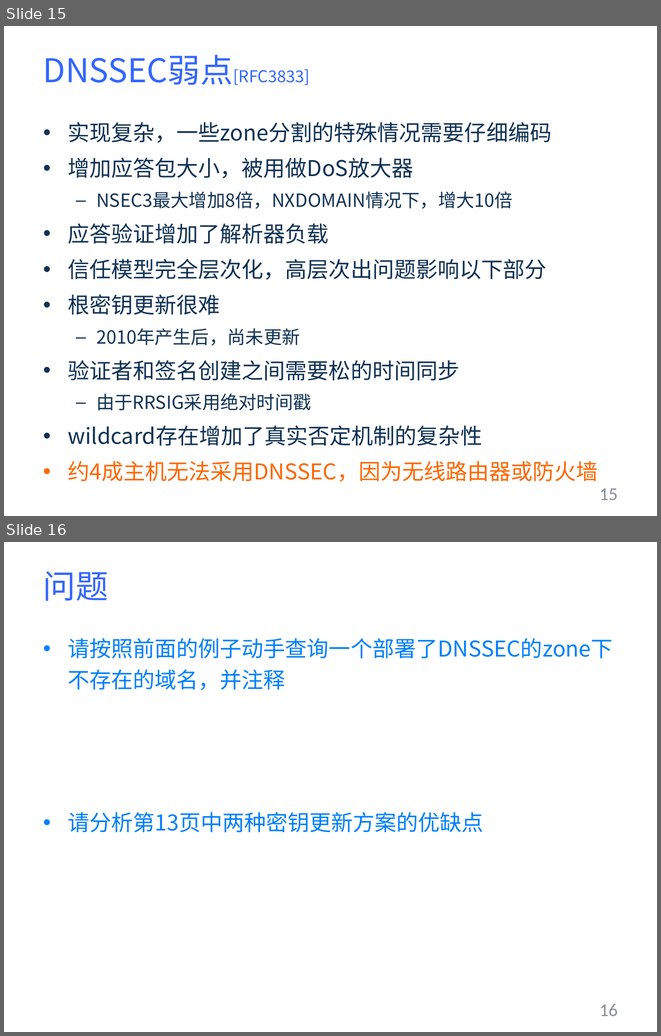
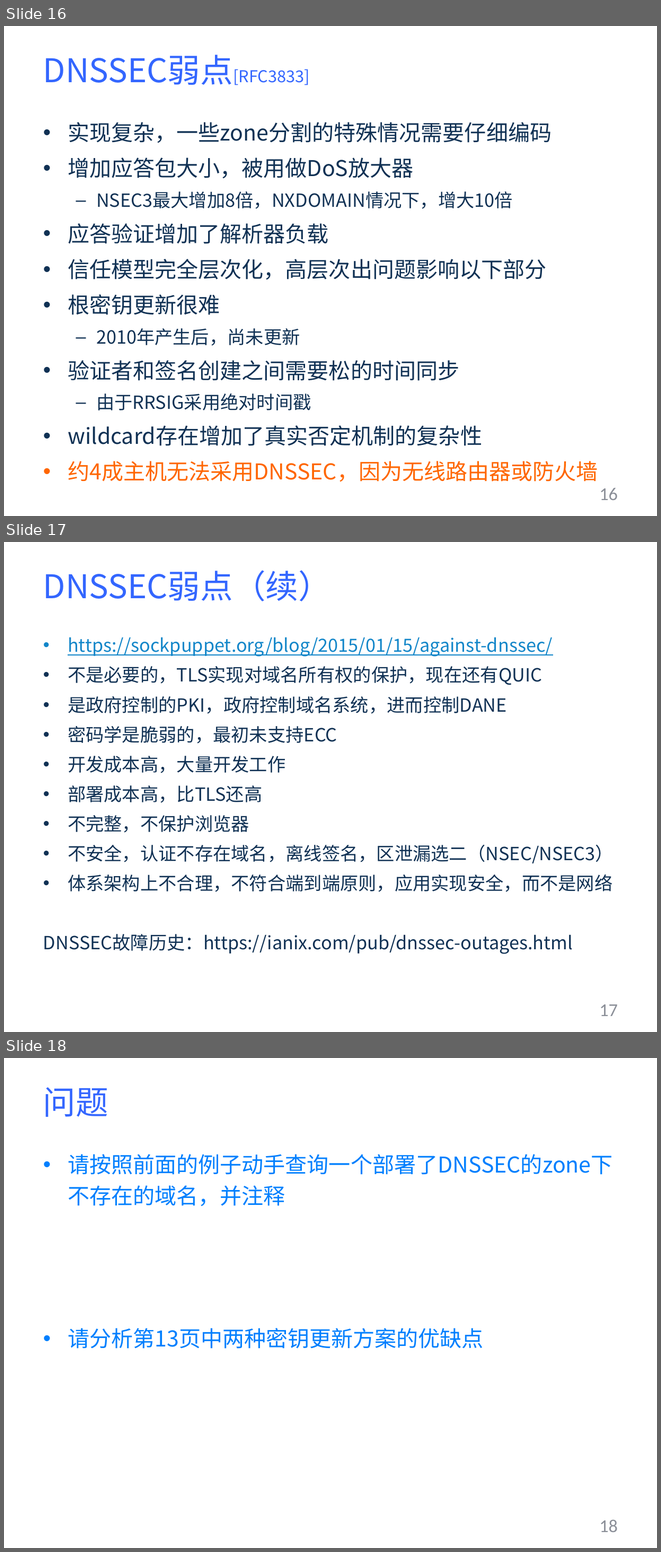
Before and after one commit to YuZhang/Security-Courseware, a slide deck: internet-security/dns-sec-6.pptx. Shown one above the other, each under a label of ours: slides 15 and 16 before the commit, slides 16, 17 and 18 after it. The pictures are 661x1036 and 661x1552 pixels, drawn with LibreOffice and Linux fonts; fonts in the diff are those of the drawing. Boxes give left, top, right and bottom in pixels: in the first picture for what was removed or moved away, otherwise in the second. Text is boxed around its words. In the diff, an @@ line names an element or a change of style, - is before the commit and + after.

```diff
--- a/internet-security/dns-sec-6.pptx
+++ b/internet-security/dns-sec-6.pptx
@@ slide 17 added at (4,542,657,1032), background #FFFFFF @@
@@ title added at (43,570,331,601), 36 pt, text #3366FF @@
+DNSSEC弱点（续）
@@ text added at (43,637,614,954), 20 pt, text #103154 @@
+• https://sockpuppet.org/blog/2015/01/15/against-dnssec/
+• 不是必要的，TLS实现对域名所有权的保护，现在还有QUIC
+• 是政府控制的PKI，政府控制域名系统，进而控制DANE
+• 密码学是脆弱的，最初未支持ECC
+• 开发成本高，大量开发工作
+• 部署成本高，比TLS还高
+• 不完整，不保护浏览器
+• 不安全，认证不存在域名，离线签名，区泄漏选二（NSEC/NSEC3）
+• 体系架构上不合理，不符合端到端原则，应用实现安全，而不是网络
+DNSSEC故障历史：https://ianix.com/pub/dnssec-outages.html
@@ page number added at (599,1004,618,1016), 20 pt, text #8C9099 @@
+17
@@ what was slide 15 is now slide 16 @@
@@ page number at (599,488,618,500): text changed @@
-15
+16
@@ what was slide 16 is now slide 18 @@
@@ page number at (599,1519,618,1532): text changed @@
-16
+18
```
Also in this commit, not shown: 1 other slide added, 2 other files.
